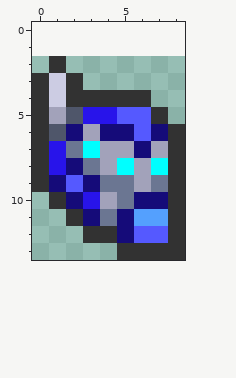
A pixel-art sprite gets an edit: Content/Items/Armor/ShroomiteHelm.png. Above, as it was before the edit.
The file is 18x24 pixels, drawn in blocks of 2x2; one block is one cell here. The old version is drawn lined up with the new one, on the new canvas.
Now the later version:
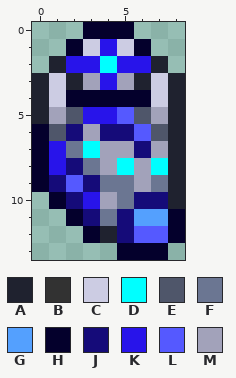
Palette (. is transparent): A #1f222f  B #323232  C #cccce3  D #00ffff  E #4f566a  F #6b7692  G #54a0fe  H #04002c  J #150b79  K #2814ea  L #5559ff  M #a2a2ba
Changes in this commit:
canvas 9x12 -> 9x14, the old top-left corner now at 0,2
y 0: x 3..5 ... -> HHH
y 1: x 2..6 ..... -> HCKCH
y 2: x 1..7 B...... -> AKKDKKA
y 3: x 0 B -> A; x 2..8 B...... -> AMKMACA
y 4: x 0 B -> A; x 2..8 BBBBB.. -> HHHHHCA
y 5: x 0 B -> A; x 6..8 LB. -> EMA
y 6: x 0 B -> H; x 7..8 JB -> EA
y 7..9: x 0 B -> H; x 8 B -> A
y 10: x 1 B -> H; x 8 B -> A
y 11: x 2 B -> H; x 8 B -> H
y 12: x 3..4 BB -> HA; x 8 B -> H
y 13: x 5..8 BBBB -> HHH.
Pixel boxes of the changes (left, top, right, bottom) in both pictures:
changed: (32, 22, 185, 260)
